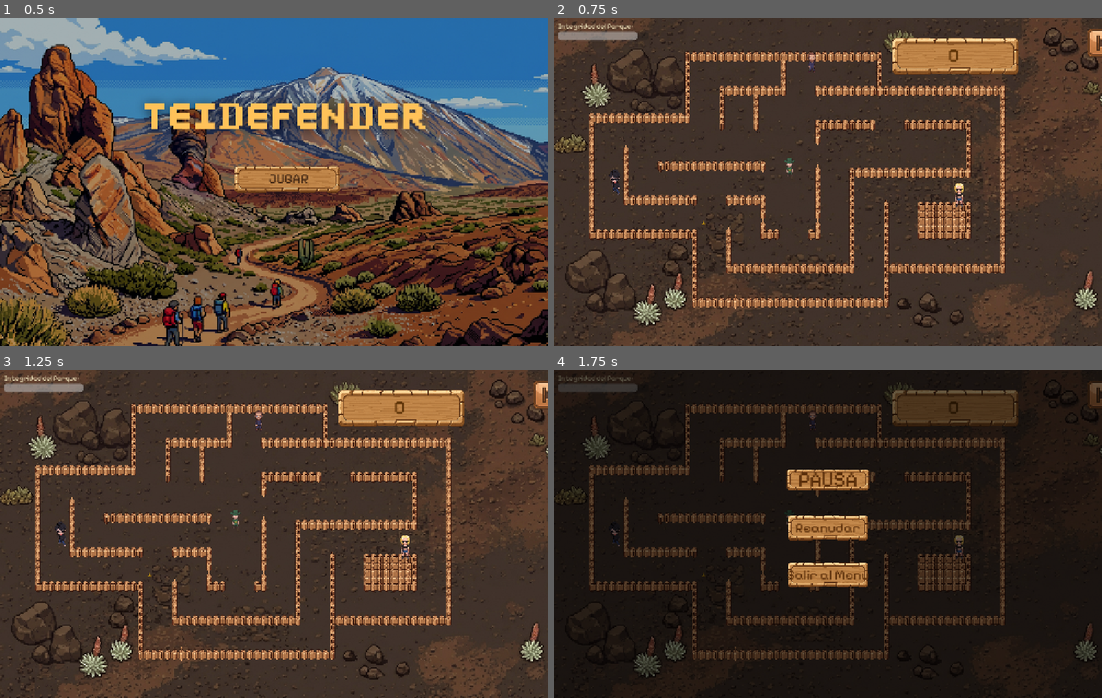
Above: before the commit, frames 1-4 (two rows, left to right).
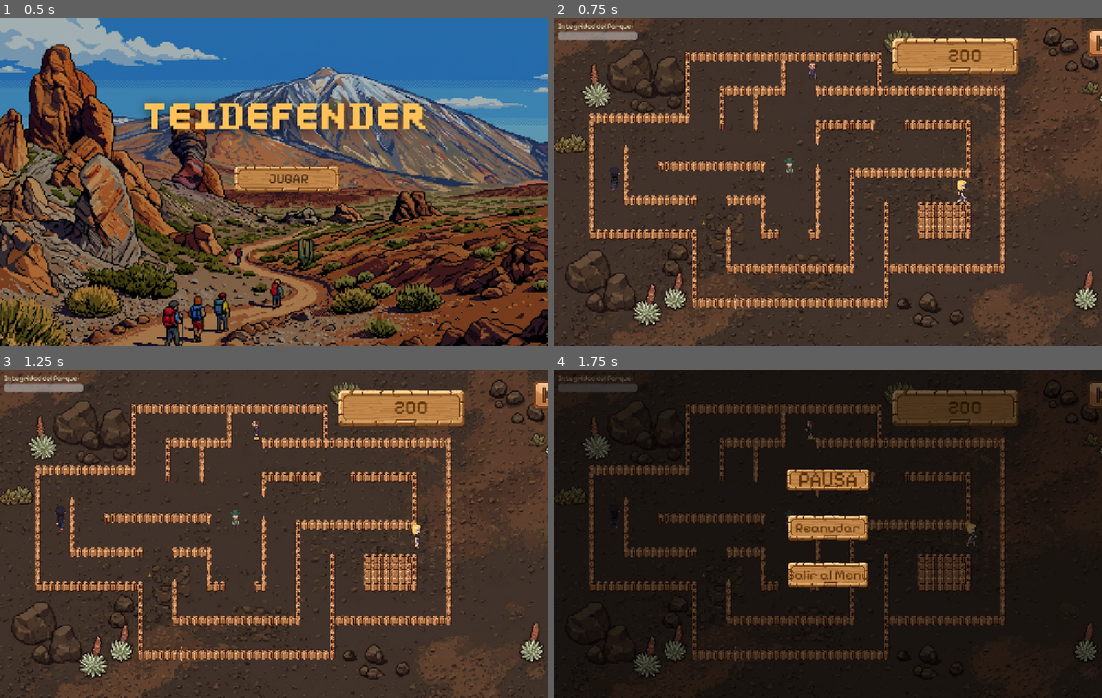
Above: after the commit, the same moments.

Repository: kiaramaldonado/teidefender
Game: Godot game, scene res://escenas/MenuPrincipal.tscn
Same seed, same stepped clock (60 frames per second), same inputs: the game is played once before the commit and once after it. Sound files missing from this copy of the repository are replaced by a short silence.
Inputs (mouse positions are in pixels of both pictures, inside the frame that each line leads up to):
- Up to frame 1 (0.5 s): no input
- Up to frame 2 (0.75 s): click "JUGAR" at 0.5 s
- Up to frame 3 (1.25 s): no input
- Up to frame 4 (1.75 s): click (1101, 396) at 1.25 s

Frame 1 is identical in both runs. In frame 2, 0.4% of the frame differs, in the area x 10-78%, y 9-58%; in frame 3, 0.4%; in frame 4, 0.3%.

Commit message:
fix(navigation): use NavigationMeshSourceGeometryData2D for reliable nav mesh baking

Diff:
--- a/scripts/Mundo.gd
+++ b/scripts/Mundo.gd
@@ -4,7 +4,7 @@
 const BARRAQUITO_SCENE = preload("res://escenas/PowerUpBarraquito.tscn")
 const MAX_BASURA = 8
 
-var puntos = 0
+var puntos = 200  # margen inicial para no sufrir game over antes de recoger basura
 var basura_en_campo = 0
 var partida_terminada = false
 var timer_barraquito_restante = 0.0
@@ -38,7 +38,7 @@
 	timer_powerup.timeout.connect(_spawn_barraquito)
 	timer_powerup.start()
 
-	$HUD/Puntos.text = "0"
+	$HUD/Puntos.text = str(puntos)
 	$HUD/BarraIntegridad.value = 100
 	$HUD/TimerBarraquito.visible = false
 	$HUD/PantallaBlanca.visible = false
@@ -156,58 +156,59 @@
 	var nav_poly = NavigationPolygon.new()
 	nav_poly.agent_radius = 10.0
 
-	# Límite exterior navegable (sentido horario = contorno exterior)
-	nav_poly.add_outline(PackedVector2Array([
-		Vector2(40, 40),
-		Vector2(1240, 40),
-		Vector2(1240, 728),
-		Vector2(40, 728),
+	# NavigationMeshSourceGeometryData2D is the correct Godot 4.3+ API;
+	# it handles winding order automatically and doesn't rely on the deprecated
+	# make_polygons_from_outlines() path.
+	var geo = NavigationMeshSourceGeometryData2D.new()
+
+	# Outer walkable boundary
+	geo.add_traversable_outline(PackedVector2Array([
+		Vector2(40, 40), Vector2(1240, 40), Vector2(1240, 728), Vector2(40, 728),
 	]))
 
-	# Vallas como agujeros (sentido antihorario = hueco/obstáculo).
-	# Calculados a partir de las posiciones reales de los tiles (16x16 px).
-	var vallas = [
-		PackedVector2Array([Vector2(320,224),Vector2(80,224),Vector2(80,240),Vector2(320,240)]),
-		PackedVector2Array([Vector2(96,240),Vector2(80,240),Vector2(80,496),Vector2(96,496)]),
-		PackedVector2Array([Vector2(336,496),Vector2(80,496),Vector2(80,512),Vector2(336,512)]),
-		PackedVector2Array([Vector2(176,304),Vector2(160,304),Vector2(160,416),Vector2(176,416)]),
-		PackedVector2Array([Vector2(336,416),Vector2(160,416),Vector2(160,432),Vector2(336,432)]),
-		PackedVector2Array([Vector2(496,336),Vector2(240,336),Vector2(240,352),Vector2(496,352)]),
-		PackedVector2Array([Vector2(768,80),Vector2(304,80),Vector2(304,96),Vector2(768,96)]),
-		PackedVector2Array([Vector2(320,96),Vector2(304,96),Vector2(304,224),Vector2(320,224)]),
-		PackedVector2Array([Vector2(336,512),Vector2(320,512),Vector2(320,656),Vector2(336,656)]),
-		PackedVector2Array([Vector2(784,656),Vector2(320,656),Vector2(320,672),Vector2(784,672)]),
-		PackedVector2Array([Vector2(544,160),Vector2(384,160),Vector2(384,176),Vector2(544,176)]),
-		PackedVector2Array([Vector2(400,176),Vector2(384,176),Vector2(384,256),Vector2(400,256)]),
-		PackedVector2Array([Vector2(496,416),Vector2(400,416),Vector2(400,432),Vector2(496,432)]),
-		PackedVector2Array([Vector2(416,496),Vector2(400,496),Vector2(400,576),Vector2(416,576)]),
-		PackedVector2Array([Vector2(704,576),Vector2(400,576),Vector2(400,592),Vector2(704,592)]),
-		PackedVector2Array([Vector2(480,176),Vector2(464,176),Vector2(464,256),Vector2(480,256)]),
-		PackedVector2Array([Vector2(496,432),Vector2(480,432),Vector2(480,464),Vector2(496,464)]),
-		PackedVector2Array([Vector2(496,480),Vector2(480,480),Vector2(480,496),Vector2(496,496)]),
-		PackedVector2Array([Vector2(528,496),Vector2(480,496),Vector2(480,512),Vector2(528,512)]),
-		PackedVector2Array([Vector2(544,96),Vector2(528,96),Vector2(528,160),Vector2(544,160)]),
-		PackedVector2Array([Vector2(624,496),Vector2(592,496),Vector2(592,512),Vector2(624,512)]),
-		PackedVector2Array([Vector2(1056,160),Vector2(608,160),Vector2(608,176),Vector2(1056,176)]),
-		PackedVector2Array([Vector2(752,240),Vector2(608,240),Vector2(608,256),Vector2(752,256)]),
-		PackedVector2Array([Vector2(624,256),Vector2(608,256),Vector2(608,288),Vector2(624,288)]),
-		PackedVector2Array([Vector2(624,352),Vector2(608,352),Vector2(608,464),Vector2(624,464)]),
-		PackedVector2Array([Vector2(624,480),Vector2(608,480),Vector2(608,496),Vector2(624,496)]),
-		PackedVector2Array([Vector2(976,352),Vector2(688,352),Vector2(688,368),Vector2(976,368)]),
-		PackedVector2Array([Vector2(704,368),Vector2(688,368),Vector2(688,576),Vector2(704,576)]),
-		PackedVector2Array([Vector2(768,96),Vector2(752,96),Vector2(752,160),Vector2(768,160)]),
-		PackedVector2Array([Vector2(784,432),Vector2(768,432),Vector2(768,576),Vector2(784,576)]),
-		PackedVector2Array([Vector2(1056,576),Vector2(768,576),Vector2(768,592),Vector2(1056,592)]),
-		PackedVector2Array([Vector2(784,592),Vector2(768,592),Vector2(768,656),Vector2(784,656)]),
-		PackedVector2Array([Vector2(976,240),Vector2(816,240),Vector2(816,256),Vector2(976,256)]),
-		PackedVector2Array([Vector2(976,432),Vector2(848,432),Vector2(848,512),Vector2(976,512)]),
-		PackedVector2Array([Vector2(976,256),Vector2(960,256),Vector2(960,352),Vector2(976,352)]),
-		PackedVector2Array([Vector2(1056,176),Vector2(1040,176),Vector2(1040,576),Vector2(1056,576)]),
+	# Fence walls as obstacles — rectangles computed from real 16×16 tile positions.
+	var vallas: Array[PackedVector2Array] = [
+		PackedVector2Array([Vector2(80,224),  Vector2(320,224),  Vector2(320,240),  Vector2(80,240)]),
+		PackedVector2Array([Vector2(80,240),  Vector2(96,240),   Vector2(96,496),   Vector2(80,496)]),
+		PackedVector2Array([Vector2(80,496),  Vector2(336,496),  Vector2(336,512),  Vector2(80,512)]),
+		PackedVector2Array([Vector2(160,304), Vector2(176,304),  Vector2(176,416),  Vector2(160,416)]),
+		PackedVector2Array([Vector2(160,416), Vector2(336,416),  Vector2(336,432),  Vector2(160,432)]),
+		PackedVector2Array([Vector2(240,336), Vector2(496,336),  Vector2(496,352),  Vector2(240,352)]),
+		PackedVector2Array([Vector2(304,80),  Vector2(768,80),   Vector2(768,96),   Vector2(304,96)]),
+		PackedVector2Array([Vector2(304,96),  Vector2(320,96),   Vector2(320,224),  Vector2(304,224)]),
+		PackedVector2Array([Vector2(320,512), Vector2(336,512),  Vector2(336,656),  Vector2(320,656)]),
+		PackedVector2Array([Vector2(320,656), Vector2(784,656),  Vector2(784,672),  Vector2(320,672)]),
+		PackedVector2Array([Vector2(384,160), Vector2(544,160),  Vector2(544,176),  Vector2(384,176)]),
+		PackedVector2Array([Vector2(384,176), Vector2(400,176),  Vector2(400,256),  Vector2(384,256)]),
+		PackedVector2Array([Vector2(400,416), Vector2(496,416),  Vector2(496,432),  Vector2(400,432)]),
+		PackedVector2Array([Vector2(400,496), Vector2(416,496),  Vector2(416,576),  Vector2(400,576)]),
+		PackedVector2Array([Vector2(400,576), Vector2(704,576),  Vector2(704,592),  Vector2(400,592)]),
+		PackedVector2Array([Vector2(464,176), Vector2(480,176),  Vector2(480,256),  Vector2(464,256)]),
+		PackedVector2Array([Vector2(480,432), Vector2(496,432),  Vector2(496,464),  Vector2(480,464)]),
+		PackedVector2Array([Vector2(480,480), Vector2(496,480),  Vector2(496,496),  Vector2(480,496)]),
+		PackedVector2Array([Vector2(480,496), Vector2(528,496),  Vector2(528,512),  Vector2(480,512)]),
+		PackedVector2Array([Vector2(528,96),  Vector2(544,96),   Vector2(544,160),  Vector2(528,160)]),
+		PackedVector2Array([Vector2(592,496), Vector2(624,496),  Vector2(624,512),  Vector2(592,512)]),
+		PackedVector2Array([Vector2(608,160), Vector2(1056,160), Vector2(1056,176), Vector2(608,176)]),
+		PackedVector2Array([Vector2(608,240), Vector2(752,240),  Vector2(752,256),  Vector2(608,256)]),
+		PackedVector2Array([Vector2(608,256), Vector2(624,256),  Vector2(624,288),  Vector2(608,288)]),
+		PackedVector2Array([Vector2(608,352), Vector2(624,352),  Vector2(624,464),  Vector2(608,464)]),
+		PackedVector2Array([Vector2(608,480), Vector2(624,480),  Vector2(624,496),  Vector2(608,496)]),
+		PackedVector2Array([Vector2(688,352), Vector2(976,352),  Vector2(976,368),  Vector2(688,368)]),
+		PackedVector2Array([Vector2(688,368), Vector2(704,368),  Vector2(704,576),  Vector2(688,576)]),
+		PackedVector2Array([Vector2(752,96),  Vector2(768,96),   Vector2(768,160),  Vector2(752,160)]),
+		PackedVector2Array([Vector2(768,432), Vector2(784,432),  Vector2(784,576),  Vector2(768,576)]),
+		PackedVector2Array([Vector2(768,576), Vector2(1056,576), Vector2(1056,592), Vector2(768,592)]),
+		PackedVector2Array([Vector2(768,592), Vector2(784,592),  Vector2(784,656),  Vector2(768,656)]),
+		PackedVector2Array([Vector2(816,240), Vector2(976,240),  Vector2(976,256),  Vector2(816,256)]),
+		PackedVector2Array([Vector2(848,432), Vector2(976,432),  Vector2(976,512),  Vector2(848,512)]),
+		PackedVector2Array([Vector2(960,256), Vector2(976,256),  Vector2(976,352),  Vector2(960,352)]),
+		PackedVector2Array([Vector2(1040,176),Vector2(1056,176), Vector2(1056,576), Vector2(1040,576)]),
 	]
 	for v in vallas:
-		nav_poly.add_outline(v)
-
-	nav_poly.make_polygons_from_outlines()
+		geo.add_obstruction_outline(v)
+
+	NavigationServer2D.bake_from_source_geometry_data(nav_poly, geo)
 
 	var nav_region = NavigationRegion2D.new()
 	nav_region.name = "NavRegion"
